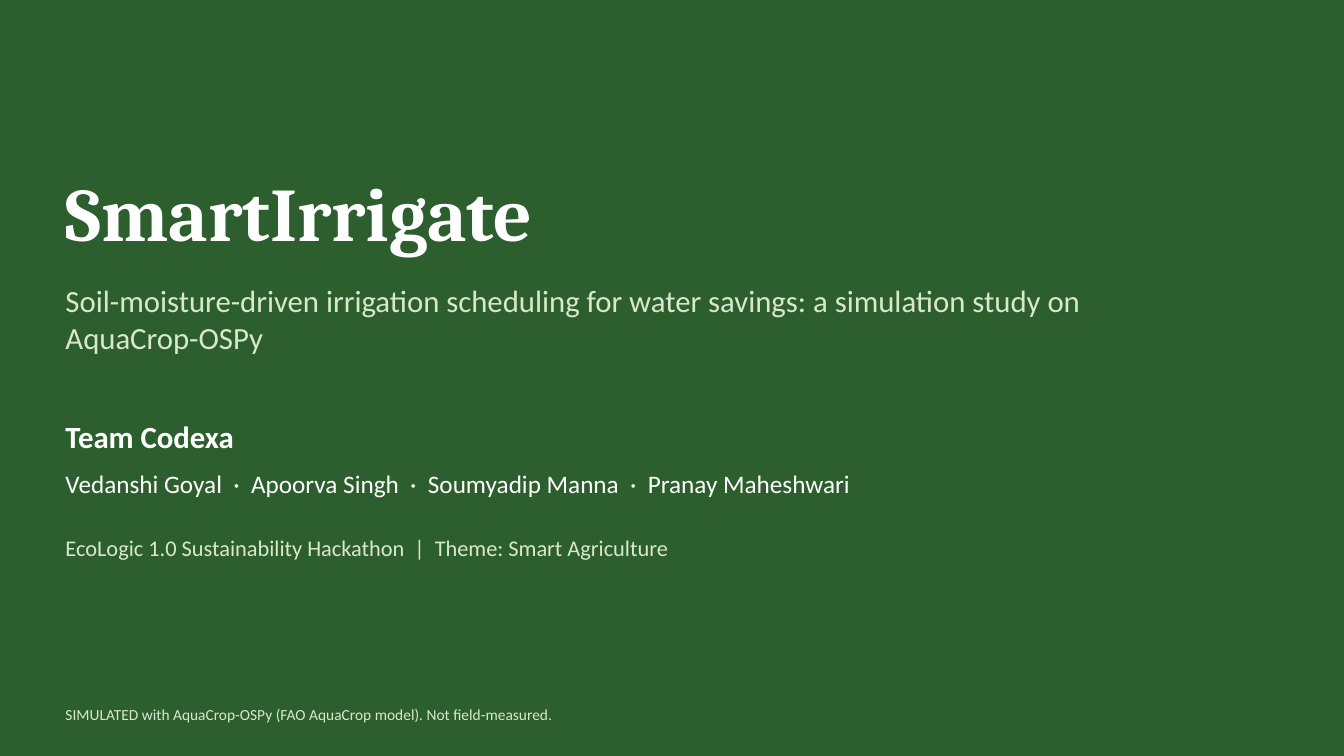
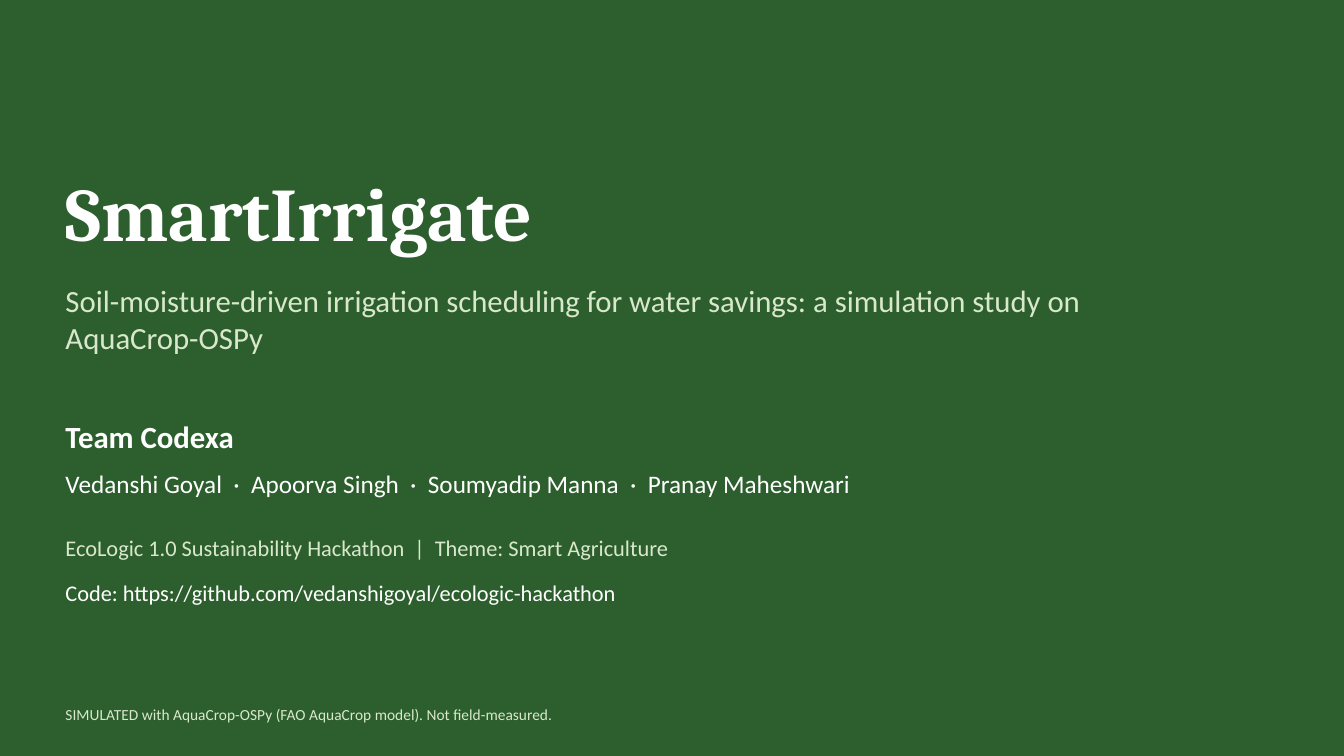
Before and after one commit to vedanshigoyal/ecologic-hackathon, a slide deck: slide 1 of deck/SmartIrrigate_Deck.pptx. Drawn at 1344x756 pixels with LibreOffice and Linux fonts; fonts in the diff are those of the drawing. Boxes give left, top, right and bottom in pixels: in the first picture for what was removed or moved away, otherwise in the second. Text is boxed around its words. In the diff, an @@ line names an element or a change of style, - is before the commit and + after.

```diff
--- a/deck/SmartIrrigate_Deck.pptx
+++ b/deck/SmartIrrigate_Deck.pptx
@@ text added at [65, 585, 615, 605], 16 pt, text #FFFFFF @@
+Code: https://github.com/vedanshigoyal/ecologic-hackathon
```
Also in this commit, not shown: 2 other files.
